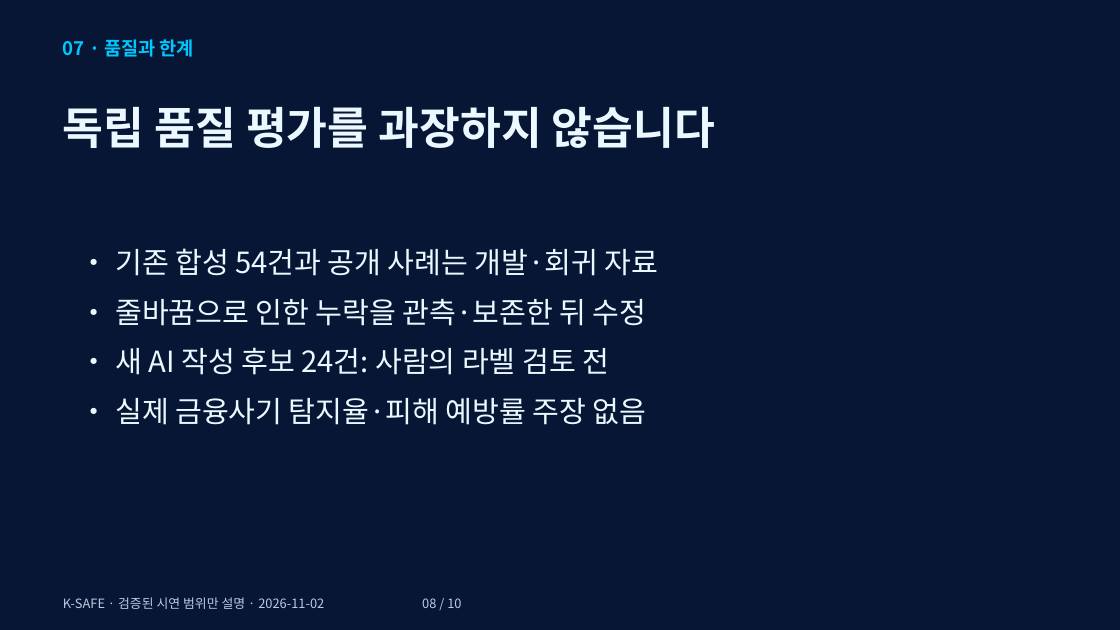
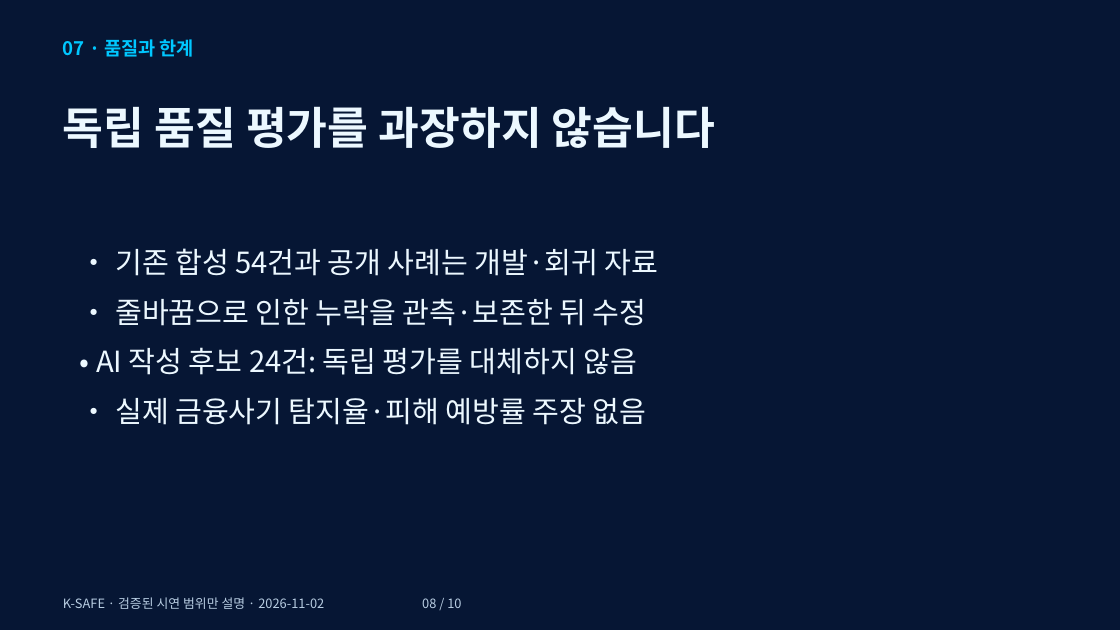
Before and after one commit to MetaStudy999/k-safe-ai-hackathon-2026, a slide deck: slide 8 of docs/08-presentation/K-SAFE-MVP-20261102.pptx. Drawn at 1120x630 pixels with LibreOffice and Linux fonts; fonts in the diff are those of the drawing. Boxes give left, top, right and bottom in pixels: in the first picture for what was removed or moved away, otherwise in the second. Text is boxed around its words. In the diff, an @@ line names an element or a change of style, - is before the commit and + after.

```diff
--- a/docs/08-presentation/K-SAFE-MVP-20261102.pptx
+++ b/docs/08-presentation/K-SAFE-MVP-20261102.pptx
@@ text at <box>96,347,637,375</box>: text changed @@
-• 새 AI 작성 후보 24건: 사람의 라벨 검토 전
+• AI 작성 후보 24건: 독립 평가를 대체하지 않음
```
Also in this commit, not shown: 1 other slide changed, 14 other files.
